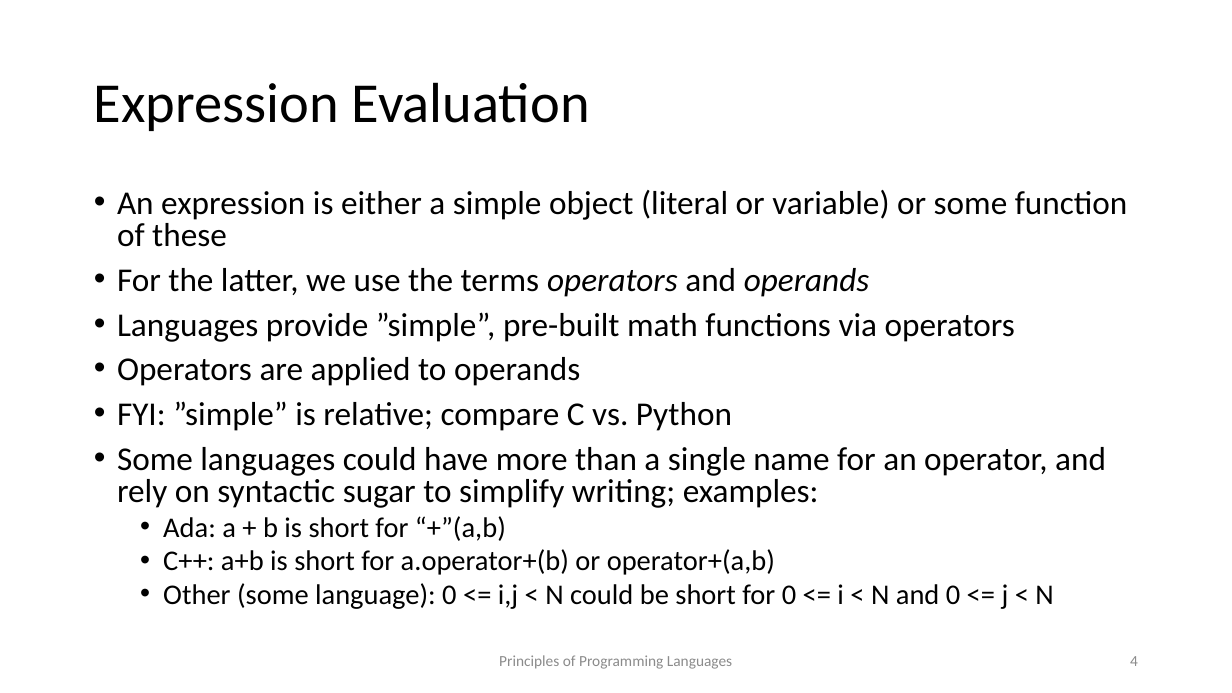
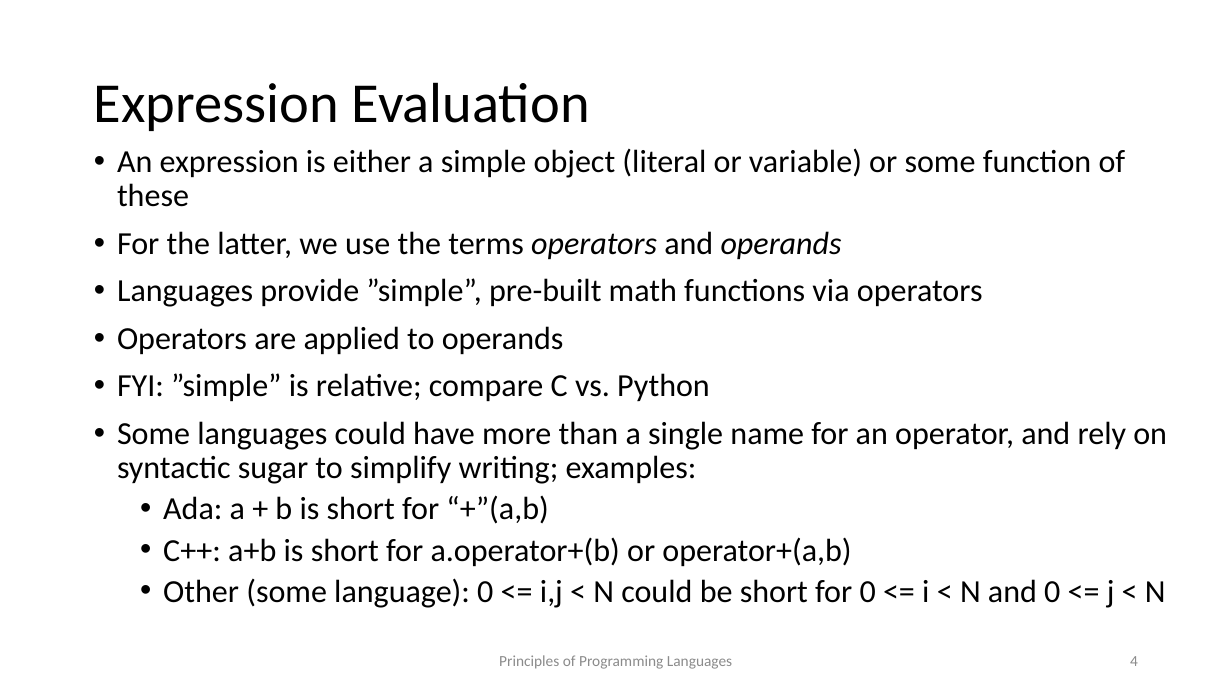
Before and after one commit to kongm/pl-design, a slide deck: slide 4 of control-flow.pptx. Drawn at 1232x693 pixels with LibreOffice and Linux fonts; fonts in the diff are those of the drawing. Boxes give left, top, right and bottom in pixels: in the first picture for what was removed or moved away, otherwise in the second. Text is boxed around its words. In the diff, an @@ line names an element or a change of style, - is before the commit and + after.

```diff
--- a/control-flow.pptx
+++ b/control-flow.pptx
@@ text "An expression is either a ...": place and size @@
-text "An expression is either a ..." at [117,190,1128,609]
+text "An expression is either a ..." at [117,148,1167,608]
@@ text "An expression is either a ..." at [117,148,1167,608]: size 25.9 to 25 pt in "An expression is either a simple object ...", "For the latter, we use the terms ...", "Languages provide ”simple”, pre-built math functions via ...", "Operators are applied to operands" and 2 more places; size 22.2 to 25 pt in "Ada: a + b is short for ...", "C++: a+b is short for a.operator+(b) or ...", "Other (some language): 0 <= i,j < ..."; line spacing 0.8 to 0.9 @@
```
Also in this commit, not shown: 4 other files.
